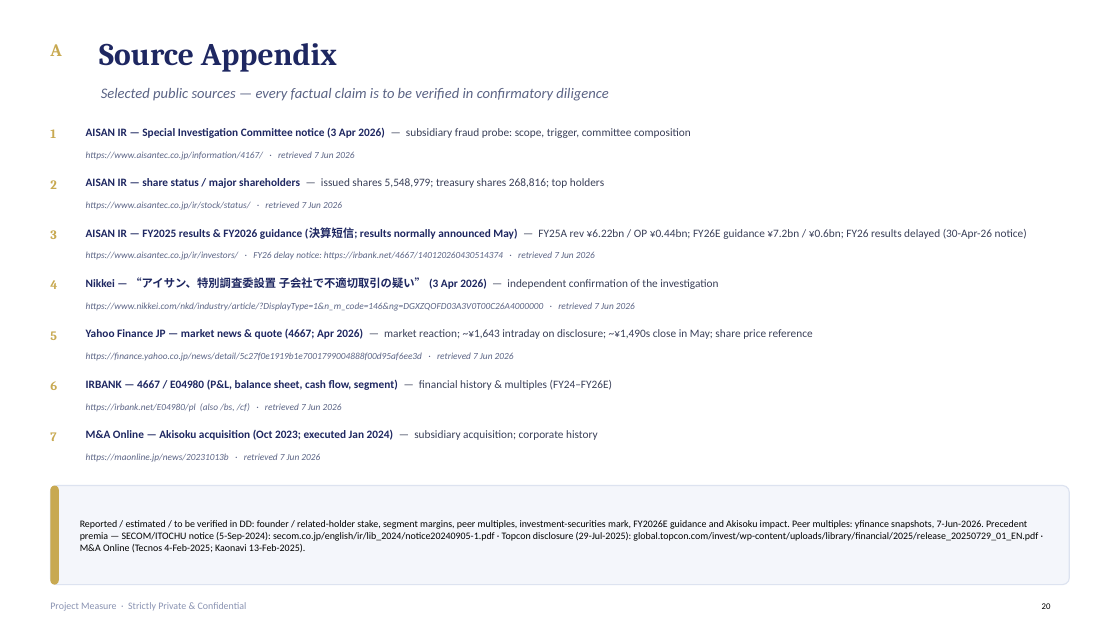
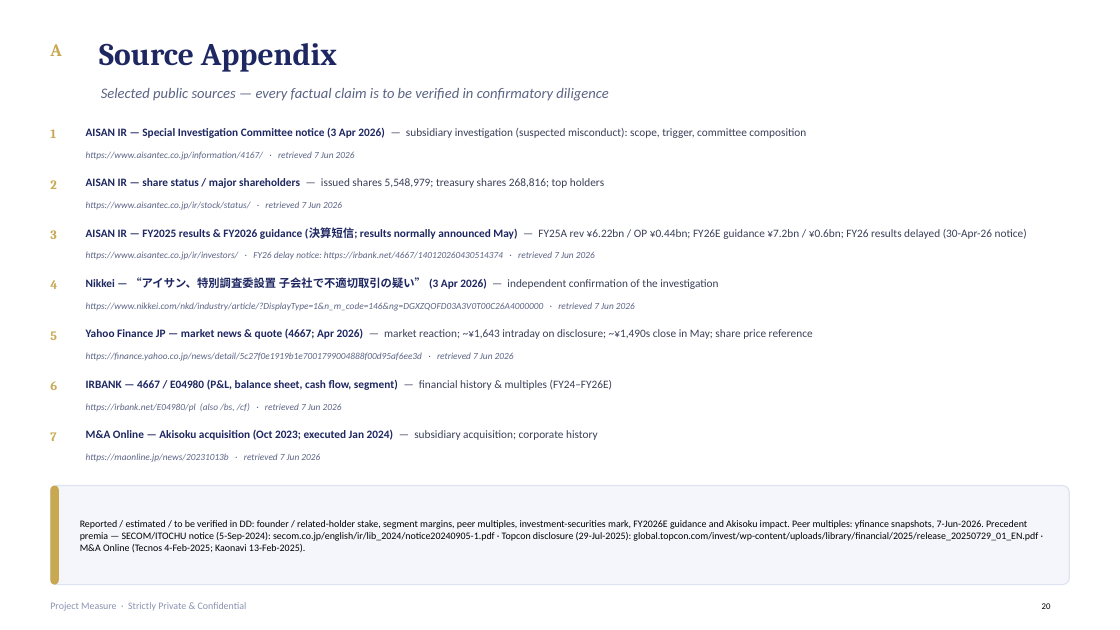
Before and after one commit to ankimo1210/projects, a slide deck: slide 20 of aisan_lbo_case/docs/AISAN_4667_Take_Private_Case_Study.pptx. Drawn at 1120x630 pixels with LibreOffice and Linux fonts; fonts in the diff are those of the drawing. Boxes give left, top, right and bottom in pixels: in the first picture for what was removed or moved away, otherwise in the second. Text is boxed around its words. In the diff, an @@ line names an element or a change of style, - is before the commit and + after.

```diff
--- a/aisan_lbo_case/docs/AISAN_4667_Take_Private_Case_Study.pptx
+++ b/aisan_lbo_case/docs/AISAN_4667_Take_Private_Case_Study.pptx
@@ text at (86,128,806,138): text changed @@
-AISAN IR — Special Investigation Committee notice (3 Apr 2026) — subsidiary fraud probe: scope, trigger, committee composition
+AISAN IR — Special Investigation Committee notice (3 Apr 2026) — subsidiary investigation (suspected misconduct): scope, trigger, committee composition
```
Also in this commit, not shown: 4 other slides changed, 2 other files.
